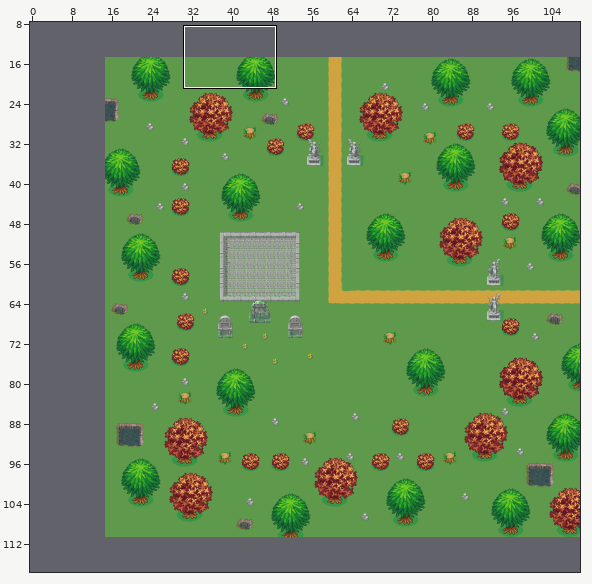
One commit to this Tiled map: Content/tiledmaps/chapter_2/dungeon_2.tmx. The picture above shows the old version from afar; the outline marks the close-up.
Close-up. Before the edit:
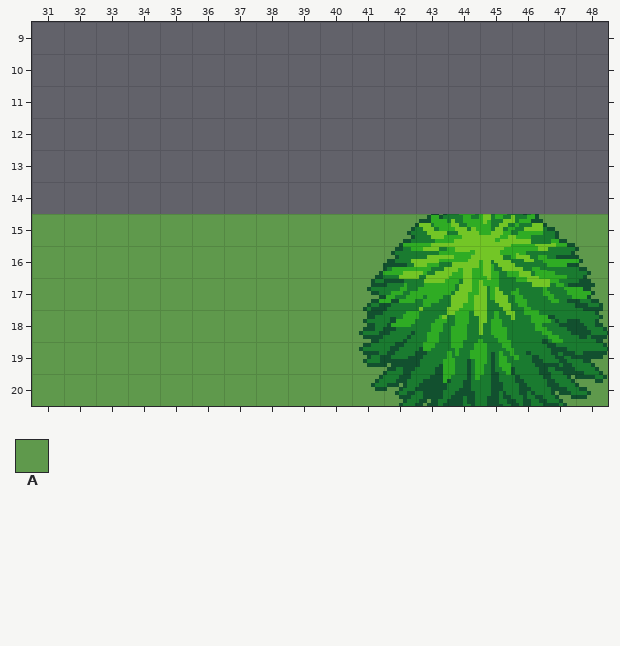
Cells are 32x32 px. Shown: x 31..48, y 9..20. The commit also changed other parts of the map, which this record leaves out. The old version is drawn lined up with the new one. Not drawn, because the pictures are missing: unchanged layer "Block".
Key: from "TS2": A 186.
_ is an empty cell, # one hidden under a higher layer.
Layers that did not change in this view are not listed.
Layer "Tile Layer 1" before, first column x 31:
 9 __________________
10 __________________
11 __________________
12 __________________
13 __________________
14 __________________
15 AAAAAAAAAAAAA##AAA
16 AAAAAAAAAAAA####AA
17 AAAAAAAAAAA######A
18 AAAAAAAAAAA######A
19 AAAAAAAAAAAA#####A
20 AAAAAAAAAAAAA###AA
After the commit:
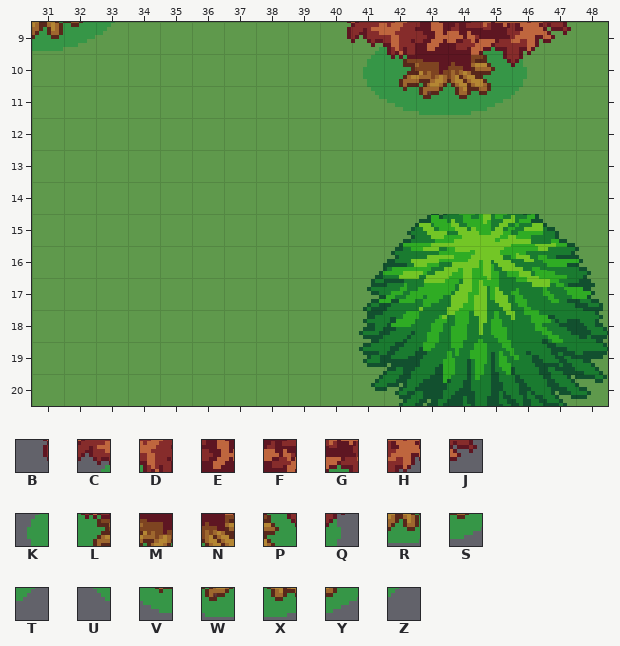
Further tiles: from "TS2": B 675, C 676, D 677, E 678, F 679, G 680, H 681, J 682, K 768, L 769, M 770, N 771, P 772, Q 773, R 853, S 854, T 855, U 860, V 861, W 862, X 863, Y 864, Z 865.
Edits made:
Changed rows in their new state; . is an unchanged cell.
map size 96x96 -> 126x126 cells (old content now starts at 15,15; both pictures use the new coordinates)
Layer "Tile Layer 1":
first column x 31:
 9 AAAAAAAAAAA....AAA
10 AAAAAAAAAAA....AAA
11 AAAAAAAAAAAAAAAAAA
12 AAAAAAAAAAAAAAAAAA
13 AAAAAAAAAAAAAAAAAA
14 AAAAAAAAAAAAAAAAAA
Layer "Tile Layer 9":
first column x 31:
 9 RST
Layer "BottomLayerObject":
first column x 40:
 9 BCDEFGHJ
10 .KLMNPQ.
11 .UVWXYZ.
